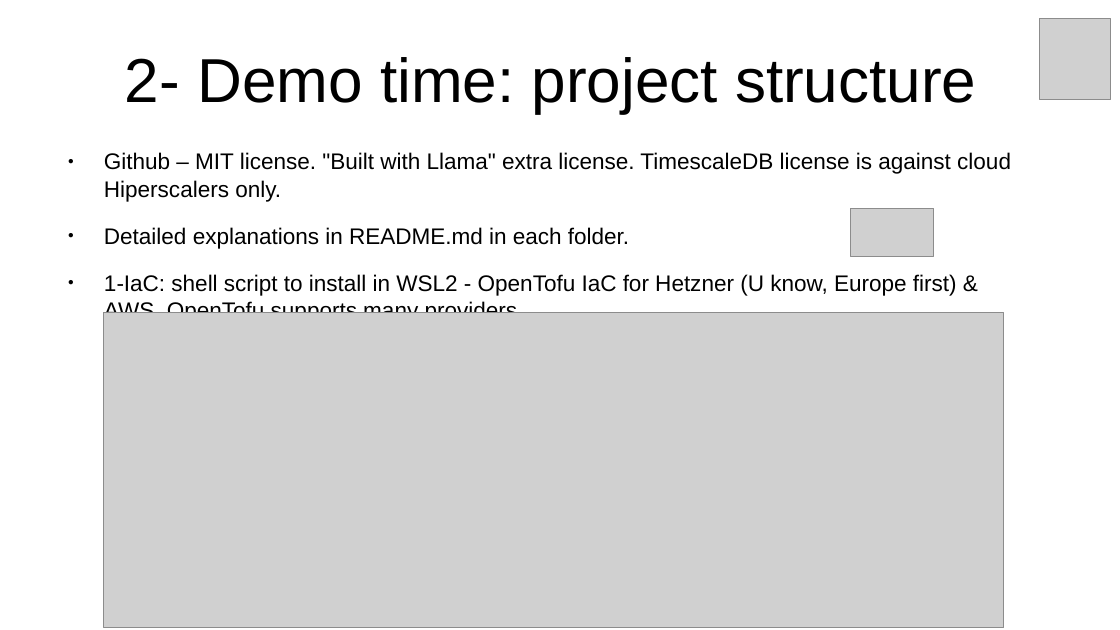
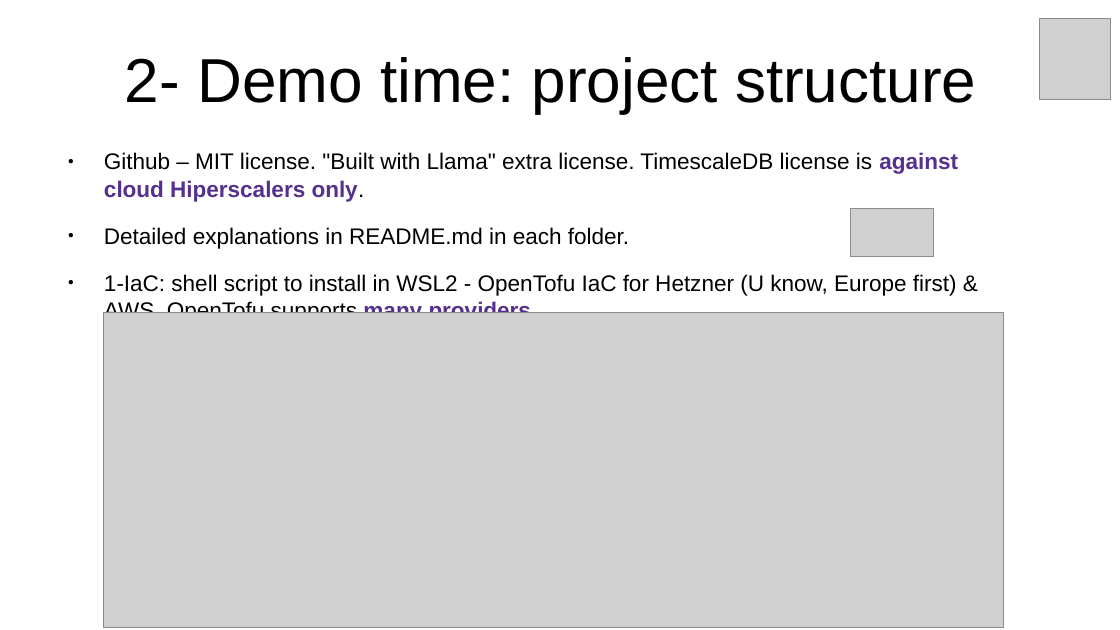
Before and after one commit to inigokintana/homelab-2-prod-ai-golden-path, a slide deck: slide 6 of docs/Presentation-homelab-2-prod-ai-golden-path.odp. Drawn at 1120x630 pixels with LibreOffice and Linux fonts; fonts in the diff are those of the drawing; grey boxes stand for pictures. Boxes give left, top, right and bottom in pixels: in the first picture for what was removed or moved away, otherwise in the second. Text is boxed around its words. In the diff, an @@ line names an element or a change of style, - is before the commit and + after.

```diff
--- a/docs/Presentation-homelab-2-prod-ai-golden-path.odp
+++ b/docs/Presentation-homelab-2-prod-ai-golden-path.odp
@@ text at (104,152,958,313): text colour #000000 to #55308D, bold on in "against cloud Hiperscalers only.", "many providers." @@
```
Also in this commit, not shown: 9 other slides changed, 7 other files.
